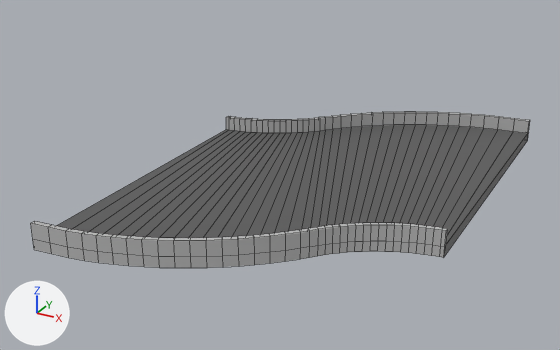
One commit to the FBX model Assets/models/Modular_Track/Wide_Track/S-curve/S-curve_L_2_WIDE.fbx: the scene before it, then after it.
Rendered twice from a camera (50 mm lens) standing at (18.99, -9.64, 2.09) and looking at (16.8, -5.66, 0.1). Lighting does not change. The marker at lower left points along +X, +Y and +Z. Mesh edges are drawn as thin lines. Where no turn or scale is listed for an object, it has been applied to the vertices.
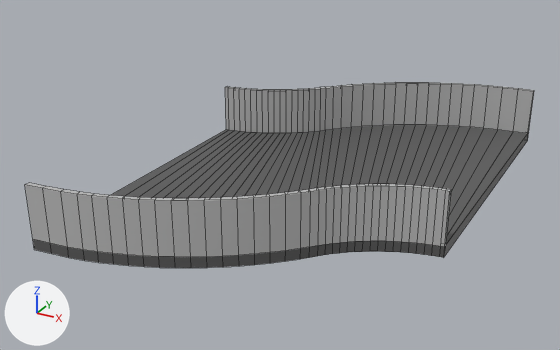
The newer file is also turned or shifted as a whole; pictures and numbers use the older file's frame.

What differs and where, as boxes [x1, y1, x2, y2] in the pictures (560 x 350 px):
'pSphere46', reshaped (18% taller)
    before: [31, 111, 530, 268]
    after: [25, 82, 534, 268]
part 1 of me_mesh, cut back
    before: [31, 111, 530, 257]
    after: [25, 82, 534, 257]
part 2 of me_mesh, recoloured
    both: [33, 239, 445, 268]

Diff of the bpy script that builds the scene:
```diff
--- a/Assets/models/Modular_Track/Wide_Track/S-curve/S-curve_L_2_WIDE.fbx.py
+++ b/Assets/models/Modular_Track/Wide_Track/S-curve/S-curve_L_2_WIDE.fbx.py
@@ mat_road18 @@
+mat_road18 = principled_material('road18')
+mat_road18.base_color = (0.104, 0.104, 0.104)  # dark grey #5b5b5b
@@ me_mesh @@
 # used by ob_psphere46; location = (18.0, -4.0, 0.0)
-me_mesh.from_pydata(...)  # 370 vertices, 370 faces; spans x -2.0..0.0, y -3.0..0.0, z 0.0..0.16
+me_mesh.from_pydata(...)  # 370 vertices, 366 faces; spans x -2.0..0.0, y -3.0..0.0, z 0.0..0.39
+# me_mesh part 1
+# 4 faces are deleted
+# 148 vertices in x -2.0..0.0, y -3.0..0.0, z 0.16 move by (0.0, 0.0, 0.23)
+# me_mesh part 2: 72 faces spanning x -2.0..0.0, y -3.0..0.0, z 0.0..0.07 switch from mat_lambert1 (grey #bcbcbc) to mat_road (dark grey #5b5b5b)
+me_mesh.materials.append(mat_road18)  # dark grey #5b5b5b
```
